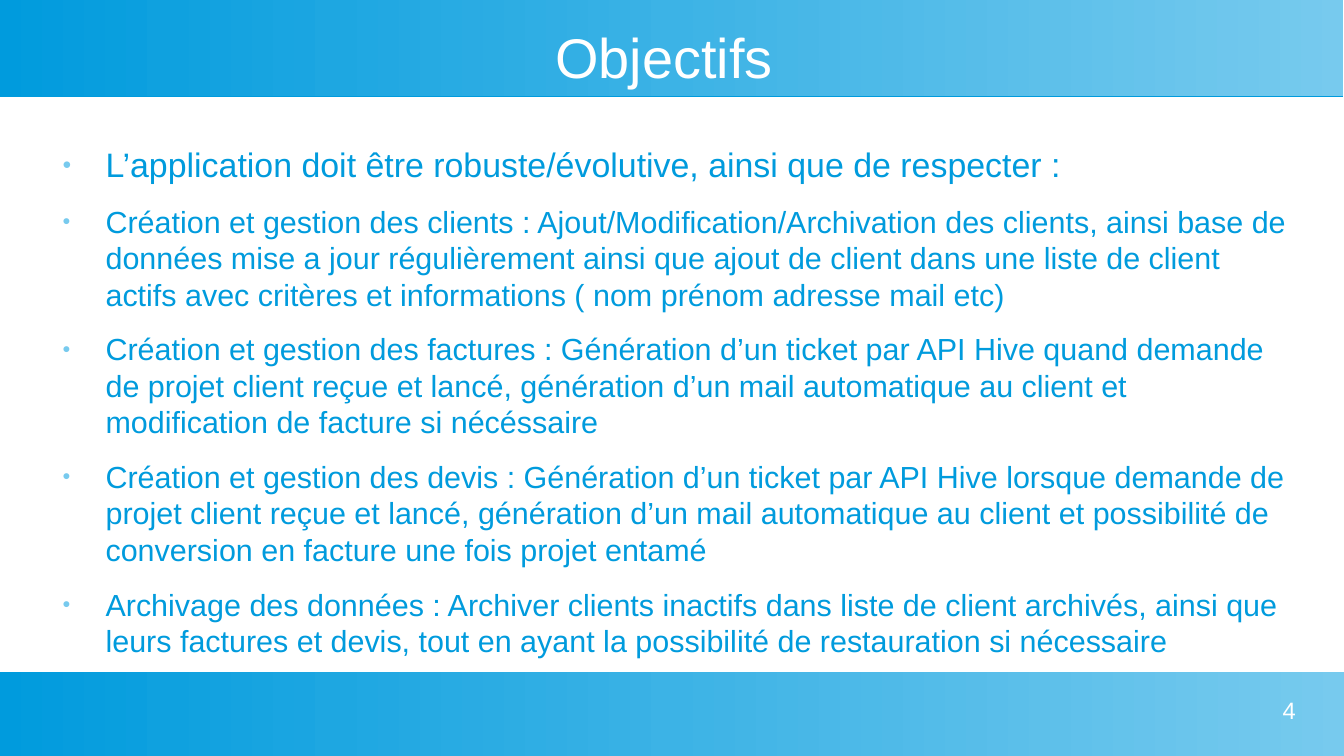
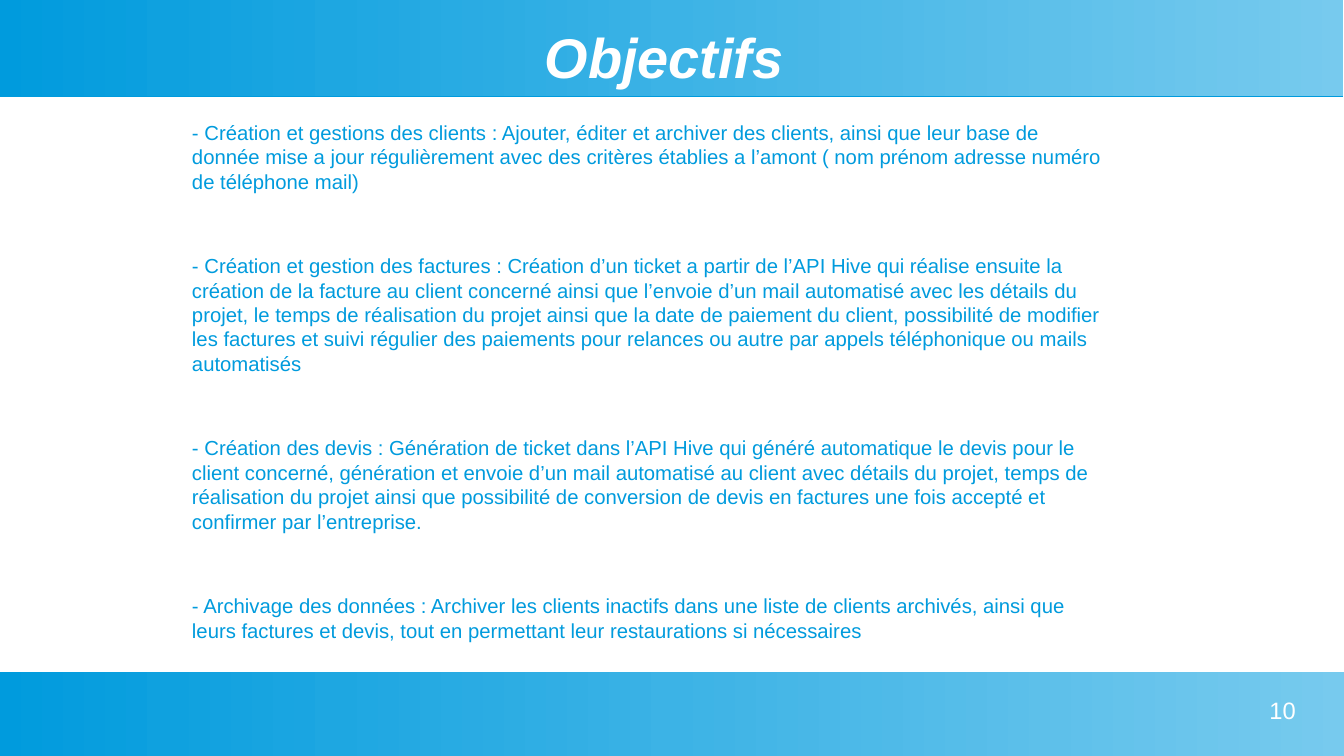
Before and after one commit to Myst564/Dev-Web, a slide deck: slide 10 of Projet Solo/DAB-INVOICE/Diaporama Projet Oral Stage IDEES Numérique.odp (slide 4 before the commit). Drawn at 1344x756 pixels with LibreOffice and Linux fonts; fonts in the diff are those of the drawing. Boxes give left, top, right and bottom in pixels: in the first picture for what was removed or moved away, otherwise in the second. Text is boxed around its words. In the diff, an @@ line names an element or a change of style, - is before the commit and + after.

Commit message:
Update Projet IDEES Numérique

```diff
--- a/Projet Solo/DAB-INVOICE/Diaporama Projet Oral Stage IDEES Numérique.odp
+++ b/Projet Solo/DAB-INVOICE/Diaporama Projet Oral Stage IDEES Numérique.odp
@@ title "Objectifs" at [545,37,784,88]: bold on, italic on @@
@@ text at [192,125,1101,643]: text changed; size 18 to 12 pt @@
-● L’application doit être robuste/évolutive, ainsi que de respecter :
-● Création et gestion des clients : Ajout/Modification/Archivation des clients, ainsi base de données mise a jour régulièrement ainsi que ajout de client dans une liste de client actifs avec critères et informations ( nom prénom adresse mail etc)
-● Création et gestion des factures : Génération d’un ticket par API Hive quand demande de projet client reçue et lancé, génération d’un mail automatique au client et modification de facture si nécéssaire
-● Création et gestion des devis : Génération d’un ticket par API Hive lorsque demande de projet client reçue et lancé, génération d’un mail automatique au client et possibilité de conversion en facture une fois projet entamé
-● Archivage des données : Archiver clients inactifs dans liste de client archivés, ainsi que leurs factures et devis, tout en ayant la possibilité de restauration si nécessaire
+- Création et gestions des clients : Ajouter, éditer et archiver des clients, ainsi que leur base de donnée mise a jour régulièrement avec des critères établies a l’amont ( nom prénom adresse numéro de téléphone mail)
+- Création et gestion des factures : Création d’un ticket a partir de l’API Hive qui réalise ensuite la création de la facture au client concerné ainsi que l’envoie d’un mail automatisé avec les détails du projet, le temps de réalisation du projet ainsi que la date de paiement du client, possibilité de modifier les factures et suivi régulier des paiements pour relances ou autre par appels téléphonique ou mails automatisés
+- Création des devis : Génération de ticket dans l’API Hive qui généré automatique le devis pour le client concerné, génération et envoie d’un mail automatisé au client avec détails du projet, temps de réalisation du projet ainsi que possibilité de conversion de devis en factures une fois accepté et confirmer par l’entreprise.
+- Archivage des données : Archiver les clients inactifs dans une liste de clients archivés, ainsi que leurs factures et devis, tout en permettant leur restaurations si nécessaires
@@ page number at [1269,702,1295,719]: text changed @@
-4
+10
```
Also in this commit, not shown: 6 other slides changed, 66 slides added, 1 slide removed, 3 other files.
